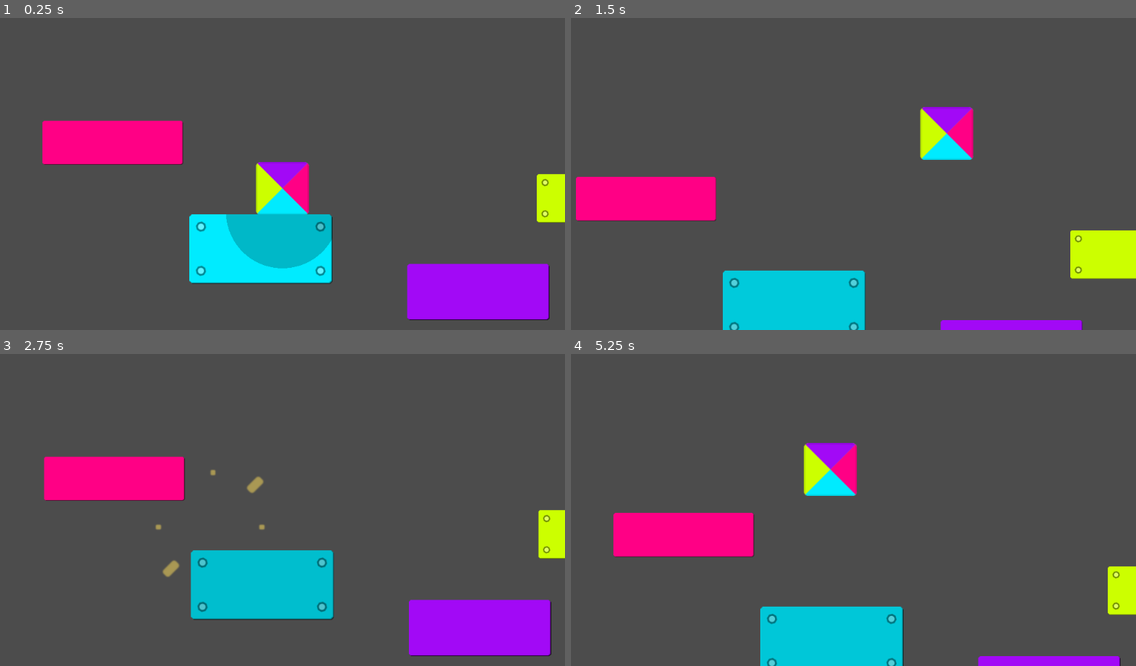
Above: before the commit, frames 1-4 (two rows, left to right).
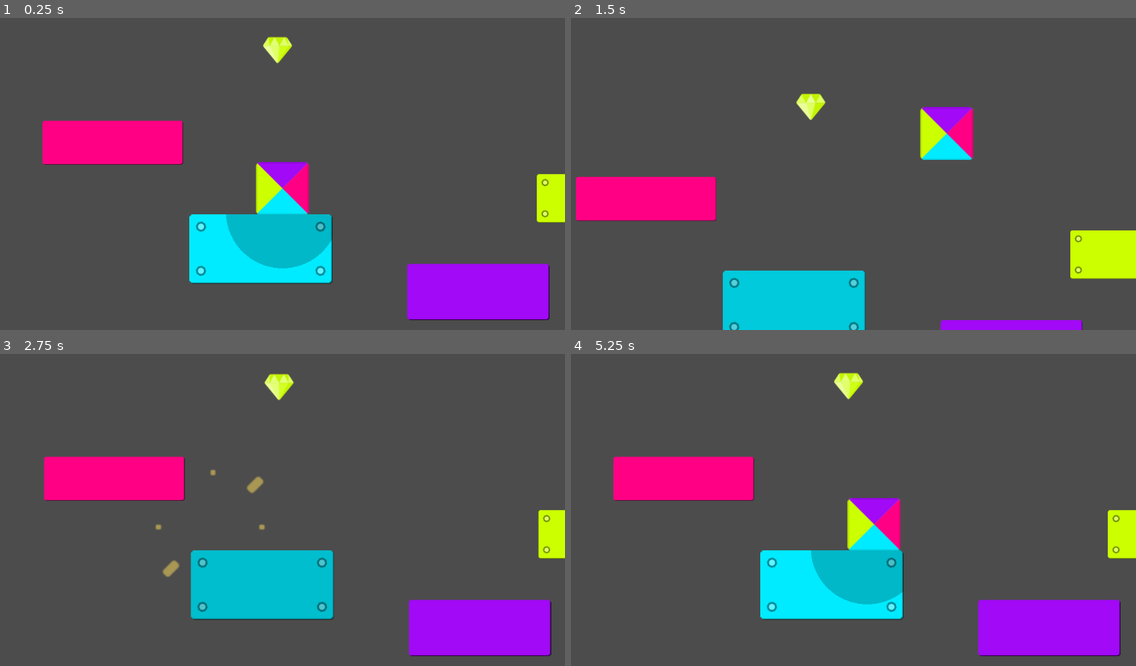
Above: after the commit, the same moments.

Repository: g3ida/WithFlyingColors
Game: Godot game, scene res://Levels/Level1.tscn
Same seed, same stepped clock (60 frames per second), same inputs: the game is played once before the commit and once after it.
Inputs:
- Up to frame 1 (0.25 s): no input
- Up to frame 2 (1.5 s): hold Right (move_right) from 0.53 s (still down); tap Up (jump) at 0.77 s
- Up to frame 3 (2.75 s): tap Up (jump) at 1.52 s; release Right (move_right) at 2.03 s; hold Left (move_left) from 2.03 s (still down)
- Up to frame 4 (5.25 s): release Left (move_left) at 2.78 s; hold Right (move_right) 2.78-4.28 s; tap Up (jump) at 3.02, 3.77, 4.52 s; hold Left (move_left) 4.28-5.03 s; hold Right (move_right) from 5.03 s (still down)

The runs differ from the first frame. In frame 1, 0.3% of the frame differs, in the area x 46-52%, y 5-15%; in frame 2, 0.3%; in frame 3, 0.3%; in frame 4, 27%, in the area x 7-100%, y 5-100%.

Commit message:
added gems

Diff:
--- /dev/null
+++ b/Assets/Animations/gem_blue_frames.tres
@@ -0,0 +1,20 @@
+[gd_resource type="SpriteFrames" load_steps=11 format=2]
+
+[ext_resource path="res://Assets/Sprites/Gems/Blue/blue_8.png" type="Texture" id=1]
+[ext_resource path="res://Assets/Sprites/Gems/Blue/blue_7.png" type="Texture" id=2]
+[ext_resource path="res://Assets/Sprites/Gems/Blue/blue_9.png" type="Texture" id=3]
+[ext_resource path="res://Assets/Sprites/Gems/Blue/blue_6.png" type="Texture" id=4]
+[ext_resource path="res://Assets/Sprites/Gems/Blue/blue_2.png" type="Texture" id=5]
+[ext_resource path="res://Assets/Sprites/Gems/Blue/blue_3.png" type="Texture" id=6]
+[ext_resource path="res://Assets/Sprites/Gems/Blue/blue_5.png" type="Texture" id=7]
+[ext_resource path="res://Assets/Sprites/Gems/Blue/blue_1.png" type="Texture" id=8]
+[ext_resource path="res://Assets/Sprites/Gems/Blue/blue_0.png" type="Texture" id=9]
+[ext_resource path="res://Assets/Sprites/Gems/Blue/blue_4.png" type="Texture" id=10]
+
+[resource]
+animations = [ {
+"frames": [ ExtResource( 9 ), ExtResource( 8 ), ExtResource( 5 ), ExtResource( 6 ), ExtResource( 10 ), ExtResource( 7 ), ExtResource( 4 ), ExtResource( 2 ), ExtResource( 1 ), ExtResource( 3 ) ],
+"loop": true,
+"name": "default",
+"speed": 30.0
+} ]
--- /dev/null
+++ b/Assets/Animations/gem_pink_frames.tres
@@ -0,0 +1,20 @@
+[gd_resource type="SpriteFrames" load_steps=11 format=2]
+
+[ext_resource path="res://Assets/Sprites/Gems/Pink/pink_4.png" type="Texture" id=1]
+[ext_resource path="res://Assets/Sprites/Gems/Pink/pink_8.png" type="Texture" id=2]
+[ext_resource path="res://Assets/Sprites/Gems/Pink/pink_6.png" type="Texture" id=3]
+[ext_resource path="res://Assets/Sprites/Gems/Pink/pink_5.png" type="Texture" id=4]
+[ext_resource path="res://Assets/Sprites/Gems/Pink/pink_3.png" type="Texture" id=5]
+[ext_resource path="res://Assets/Sprites/Gems/Pink/pink_1.png" type="Texture" id=6]
+[ext_resource path="res://Assets/Sprites/Gems/Pink/pink_9.png" type="Texture" id=7]
+[ext_resource path="res://Assets/Sprites/Gems/Pink/pink_2.png" type="Texture" id=8]
+[ext_resource path="res://Assets/Sprites/Gems/Pink/pink_0.png" type="Texture" id=9]
+[ext_resource path="res://Assets/Sprites/Gems/Pink/pink_7.png" type="Texture" id=10]
+
+[resource]
+animations = [ {
+"frames": [ ExtResource( 9 ), ExtResource( 6 ), ExtResource( 8 ), ExtResource( 5 ), ExtResource( 1 ), ExtResource( 4 ), ExtResource( 3 ), ExtResource( 10 ), ExtResource( 2 ), ExtResource( 7 ) ],
+"loop": true,
+"name": "default",
+"speed": 30.0
+} ]
--- /dev/null
+++ b/Assets/Animations/gem_purple_frames.tres
@@ -0,0 +1,20 @@
+[gd_resource type="SpriteFrames" load_steps=11 format=2]
+
+[ext_resource path="res://Assets/Sprites/Gems/Purple/purple_2.png" type="Texture" id=1]
+[ext_resource path="res://Assets/Sprites/Gems/Purple/purple_0.png" type="Texture" id=2]
+[ext_resource path="res://Assets/Sprites/Gems/Purple/purple_1.png" type="Texture" id=3]
+[ext_resource path="res://Assets/Sprites/Gems/Purple/purple_3.png" type="Texture" id=4]
+[ext_resource path="res://Assets/Sprites/Gems/Purple/purple_9.png" type="Texture" id=5]
+[ext_resource path="res://Assets/Sprites/Gems/Purple/purple_4.png" type="Texture" id=6]
+[ext_resource path="res://Assets/Sprites/Gems/Purple/purple_8.png" type="Texture" id=7]
+[ext_resource path="res://Assets/Sprites/Gems/Purple/purple_5.png" type="Texture" id=8]
+[ext_resource path="res://Assets/Sprites/Gems/Purple/purple_6.png" type="Texture" id=9]
+[ext_resource path="res://Assets/Sprites/Gems/Purple/purple_7.png" type="Texture" id=10]
+
+[resource]
+animations = [ {
+"frames": [ ExtResource( 2 ), ExtResource( 3 ), ExtResource( 1 ), ExtResource( 4 ), ExtResource( 6 ), ExtResource( 8 ), ExtResource( 9 ), ExtResource( 10 ), ExtResource( 7 ), ExtResource( 5 ) ],
+"loop": true,
+"name": "default",
+"speed": 30.0
+} ]
--- /dev/null
+++ b/Assets/Animations/gem_yellow_frames.tres
@@ -0,0 +1,20 @@
+[gd_resource type="SpriteFrames" load_steps=11 format=2]
+
+[ext_resource path="res://Assets/Sprites/Gems/Yellow/yellow_0.png" type="Texture" id=1]
+[ext_resource path="res://Assets/Sprites/Gems/Yellow/yellow_3.png" type="Texture" id=2]
+[ext_resource path="res://Assets/Sprites/Gems/Yellow/yellow_6.png" type="Texture" id=3]
+[ext_resource path="res://Assets/Sprites/Gems/Yellow/yellow_7.png" type="Texture" id=4]
+[ext_resource path="res://Assets/Sprites/Gems/Yellow/yellow_1.png" type="Texture" id=5]
+[ext_resource path="res://Assets/Sprites/Gems/Yellow/yellow_4.png" type="Texture" id=6]
+[ext_resource path="res://Assets/Sprites/Gems/Yellow/yellow_9.png" type="Texture" id=7]
+[ext_resource path="res://Assets/Sprites/Gems/Yellow/yellow_8.png" type="Texture" id=8]
+[ext_resource path="res://Assets/Sprites/Gems/Yellow/yellow_2.png" type="Texture" id=9]
+[ext_resource path="res://Assets/Sprites/Gems/Yellow/yellow_5.png" type="Texture" id=10]
+
+[resource]
+animations = [ {
+"frames": [ ExtResource( 1 ), ExtResource( 5 ), ExtResource( 9 ), ExtResource( 2 ), ExtResource( 6 ), ExtResource( 10 ), ExtResource( 3 ), ExtResource( 4 ), ExtResource( 8 ), ExtResource( 7 ) ],
+"loop": true,
+"name": "default",
+"speed": 30.0
+} ]
--- a/Assets/Entities/BoxFace.tscn
+++ b/Assets/Entities/BoxFace.tscn
@@ -7,7 +7,7 @@
 
 [node name="Face" type="Area2D"]
 collision_layer = 16
-collision_mask = 12
+collision_mask = 44
 script = ExtResource( 1 )
 
 [node name="CollisionShape2D" type="CollisionShape2D" parent="."]
--- /dev/null
+++ b/Assets/Entities/Gem.tscn
@@ -0,0 +1,29 @@
+[gd_scene load_steps=4 format=2]
+
+[ext_resource path="res://Assets/Animations/gem_yellow_frames.tres" type="SpriteFrames" id=1]
+[ext_resource path="res://Assets/Scripts/Gem.gd" type="Script" id=2]
+
+[sub_resource type="CircleShape2D" id=1]
+radius = 25.0
+
+[node name="Gem" type="Area2D"]
+collision_layer = 32
+collision_mask = 2
+script = ExtResource( 2 )
+__meta__ = {
+"_edit_group_": true
+}
+
+[node name="Sprite" type="Sprite" parent="."]
+visible = false
+
+[node name="CollisionShape2D" type="CollisionShape2D" parent="."]
+position = Vector2( 0, -2 )
+shape = SubResource( 1 )
+
+[node name="AnimatedSprite" type="AnimatedSprite" parent="."]
+frames = ExtResource( 1 )
+frame = 6
+playing = true
+
+[connection signal="body_entered" from="." to="." method="_on_Gem_body_entered"]
--- /dev/null
+++ b/Assets/Scripts/Gem.gd
@@ -0,0 +1,20 @@
+extends Area2D
+
+export var group_name: String
+
+const AMPLITUDE: float = 4.0
+const ANIMATION_DURATION: float = 4.0
+
+const NodeOcillator = preload("res://Assets/Scripts/Utils/NodeOcillator.gd")
+
+var ocillator: NodeOcillator
+
+func _ready():
+	self.add_to_group(group_name)
+	ocillator = NodeOcillator.new(self, AMPLITUDE, ANIMATION_DURATION)
+
+func _physics_process(delta):
+	ocillator.update(delta)
+
+func _on_Gem_body_entered(body):
+	self.queue_free()
--- /dev/null
+++ b/Assets/Scripts/Utils/NodeOcillator.gd
@@ -0,0 +1,17 @@
+var timer = 0
+var inital_position: Vector2
+var node: Node2D
+var amplitude: float = 1.0
+var duration = 1.0
+
+func _init(node: Node2D, amplitude: float, duration: float):
+	self.node = node
+	self.amplitude = amplitude
+	self.duration = duration
+	self.inital_position = node.position
+
+func update(delta):
+	self.timer += delta
+	if self.timer > duration:
+		self.timer = 0
+	node.position.y = self.inital_position.y + self.amplitude * sin(2 * PI * timer / self.duration)
--- a/Levels/Level1.tscn
+++ b/Levels/Level1.tscn
@@ -9,6 +9,7 @@
 [ext_resource path="res://Assets/Entities/Platforms/SimplePlatform.tscn" type="PackedScene" id=7]
 [ext_resource path="res://Assets/Sprites/Platforms/pink.png" type="Texture" id=8]
 [ext_resource path="res://Assets/Entities/Fallzone.tscn" type="PackedScene" id=9]
+[ext_resource path="res://Assets/Entities/Gem.tscn" type="PackedScene" id=10]
 
 [node name="Level1" type="Node2D"]
 script = ExtResource( 5 )
@@ -52,3 +53,7 @@
 [node name="Fallzone" parent="." instance=ExtResource( 9 )]
 position = Vector2( 738, 898 )
 scale = Vector2( 99.382, 4.788 )
+
+[node name="Gem" parent="." instance=ExtResource( 10 )]
+position = Vector2( 660, -63 )
+group_name = "yellow"
--- a/project.godot
+++ b/project.godot
@@ -65,6 +65,7 @@
 2d_physics/layer_3="Platform"
 2d_physics/layer_4="Fallzone"
 2d_physics/layer_5="BoxFace"
+2d_physics/layer_6="Gems"
 
 [physics]
 
Binary file added: Assets/Sprites/Gems/Blue/blue_0.png
Not shown, added: Assets/Sprites/Gems/Blue/blue_0.png.import
Binary file added: Assets/Sprites/Gems/Blue/blue_1.png
Not shown, added: Assets/Sprites/Gems/Blue/blue_1.png.import
Binary file added: Assets/Sprites/Gems/Blue/blue_2.png
Not shown, added: Assets/Sprites/Gems/Blue/blue_2.png.import
Binary file added: Assets/Sprites/Gems/Blue/blue_3.png
Not shown, added: Assets/Sprites/Gems/Blue/blue_3.png.import
Binary file added: Assets/Sprites/Gems/Blue/blue_4.png
Not shown, added: Assets/Sprites/Gems/Blue/blue_4.png.import
Binary file added: Assets/Sprites/Gems/Blue/blue_5.png
Not shown, added: Assets/Sprites/Gems/Blue/blue_5.png.import
(and 79 more such lines)
